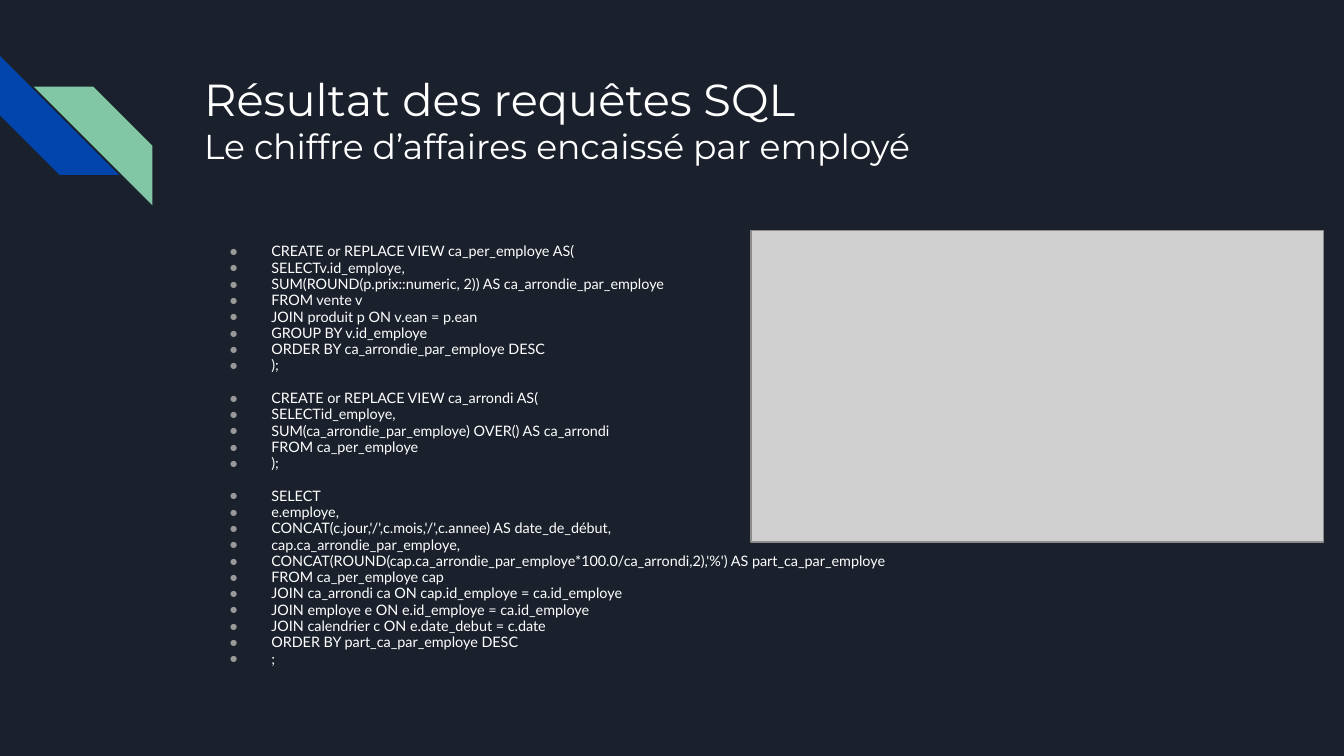
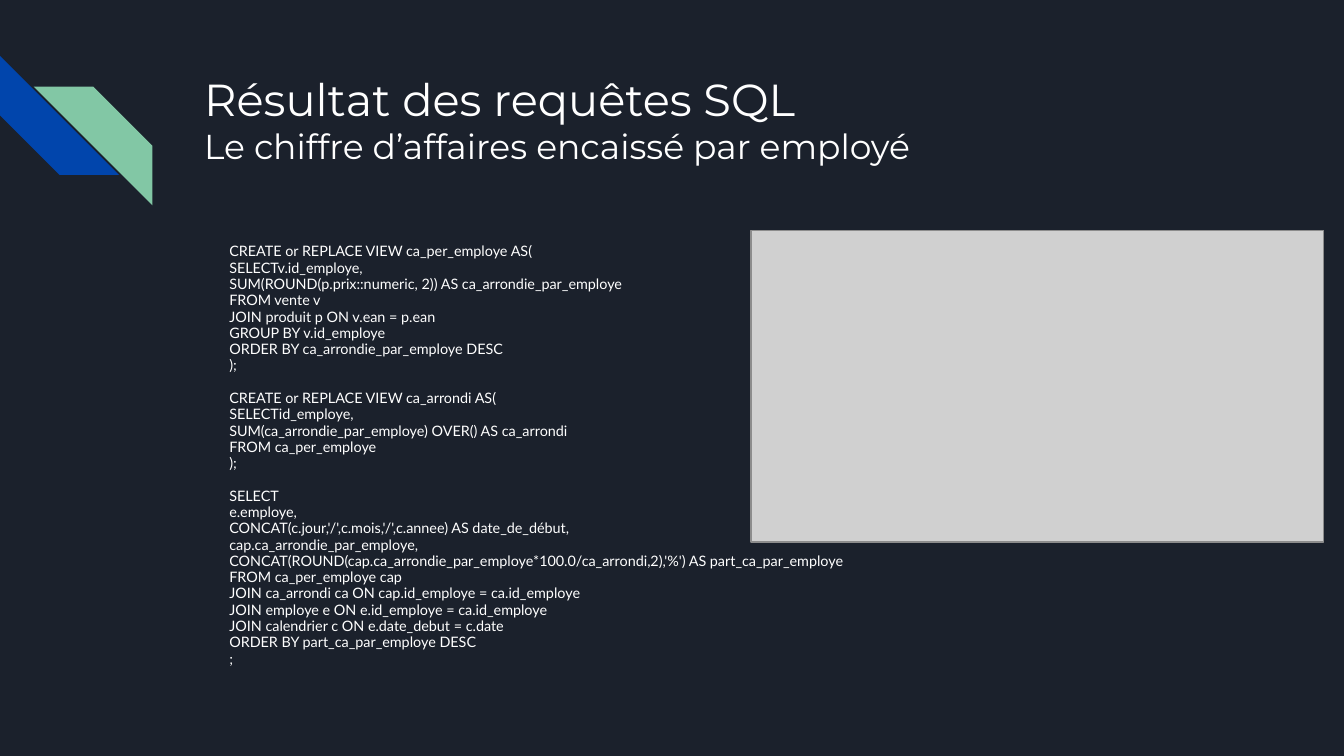
Before and after one commit to Sebules/Project_4_OpenClassrooms_Data_Engineer, a slide deck: slide 10 of presentation_sebastien_ulesie.pptx. Drawn at 1344x756 pixels with LibreOffice and Linux fonts; fonts in the diff are those of the drawing; grey boxes stand for pictures. Boxes give left, top, right and bottom in pixels: in the first picture for what was removed or moved away, otherwise in the second. Text is boxed around its words. In the diff, an @@ line names an element or a change of style, - is before the commit and + after.

```diff
--- a/presentation_sebastien_ulesie.pptx
+++ b/presentation_sebastien_ulesie.pptx
@@ text "CREATE or REPLACE VIEW ca_per_employe ..." at (229,245,843,650): bullet ● to none @@
```
Also in this commit, not shown: 6 other slides changed, 4 slides removed.
